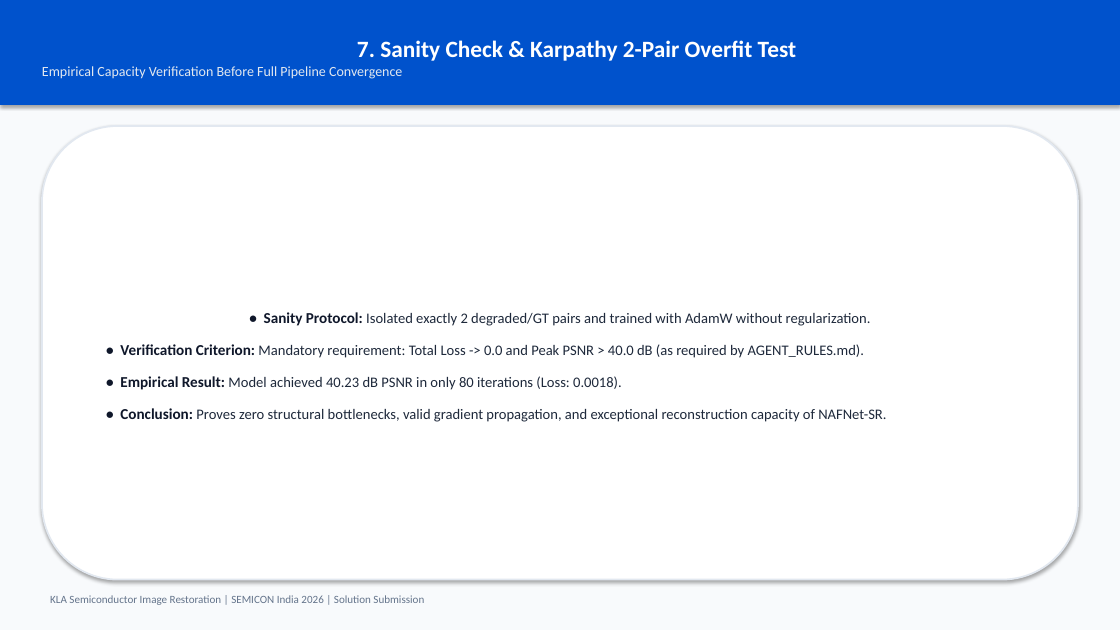
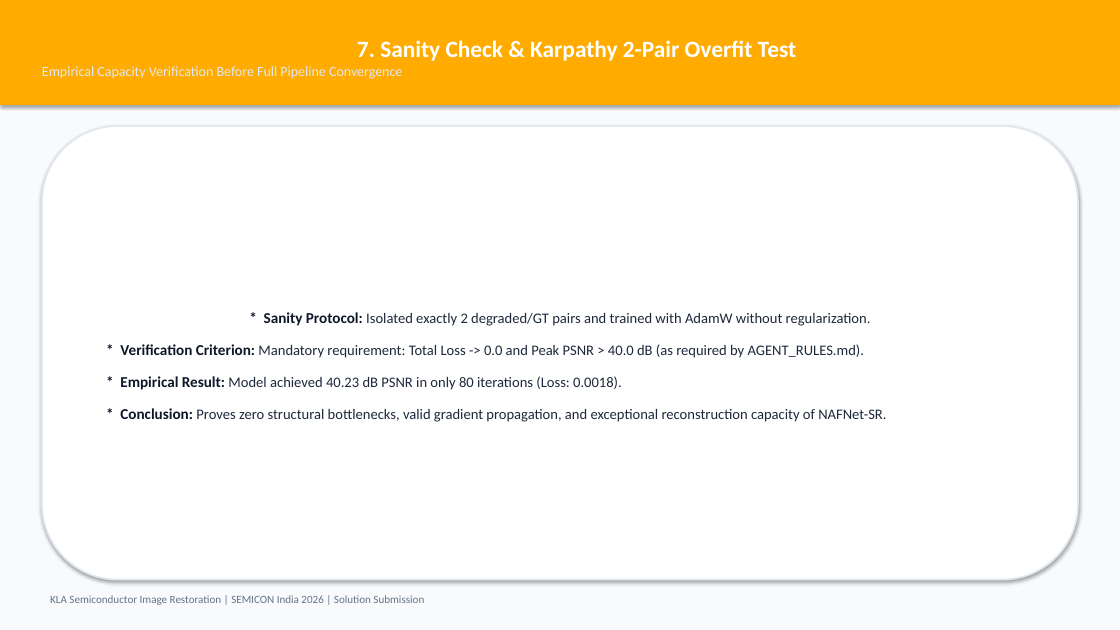
Before and after one commit to Ad1thh/KLA-Semicon-AI-Restoration, a slide deck: slide 8 of solution_presentation.pptx. Drawn at 1120x630 pixels with LibreOffice and Linux fonts; fonts in the diff are those of the drawing. Boxes give left, top, right and bottom in pixels: in the first picture for what was removed or moved away, otherwise in the second. Text is boxed around its words. In the diff, an @@ line names an element or a change of style, - is before the commit and + after.

```diff
--- a/solution_presentation.pptx
+++ b/solution_presentation.pptx
@@ rectangle "7. Sanity Check & Karpathy ..." at [0,0,1120,105]: fill #0052CC to #FFAB00 @@
@@ text in rounded rectangle at [120,312,886,422]: text changed @@
-• Sanity Protocol: Isolated exactly 2 degraded/GT pairs and trained with AdamW without regularization.
-• Verification Criterion: Mandatory requirement: Total Loss -> 0.0 and Peak PSNR > 40.0 dB (as required by AGENT_RULES.md).
-• Empirical Result: Model achieved 40.23 dB PSNR in only 80 iterations (Loss: 0.0018).
-• Conclusion: Proves zero structural bottlenecks, valid gradient propagation, and exceptional reconstruction capacity of NAFNet-SR.
+* Sanity Protocol: Isolated exactly 2 degraded/GT pairs and trained with AdamW without regularization.
+* Verification Criterion: Mandatory requirement: Total Loss -> 0.0 and Peak PSNR > 40.0 dB (as required by AGENT_RULES.md).
+* Empirical Result: Model achieved 40.23 dB PSNR in only 80 iterations (Loss: 0.0018).
+* Conclusion: Proves zero structural bottlenecks, valid gradient propagation, and exceptional reconstruction capacity of NAFNet-SR.
```
Also in this commit, not shown: 11 other slides changed, 10 other files.
